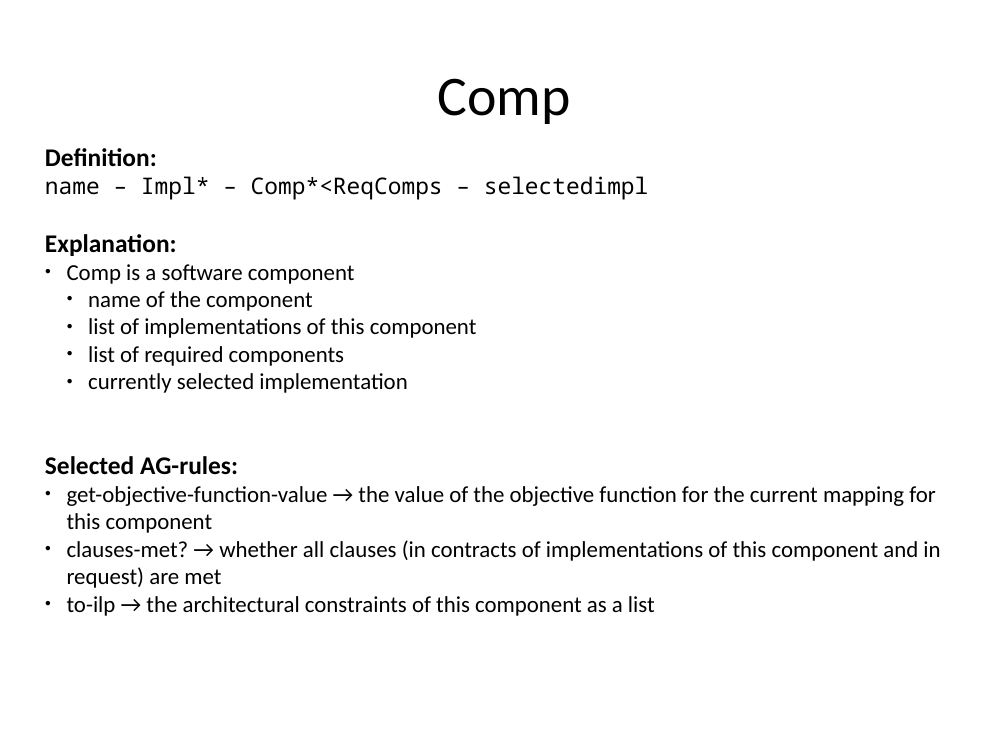
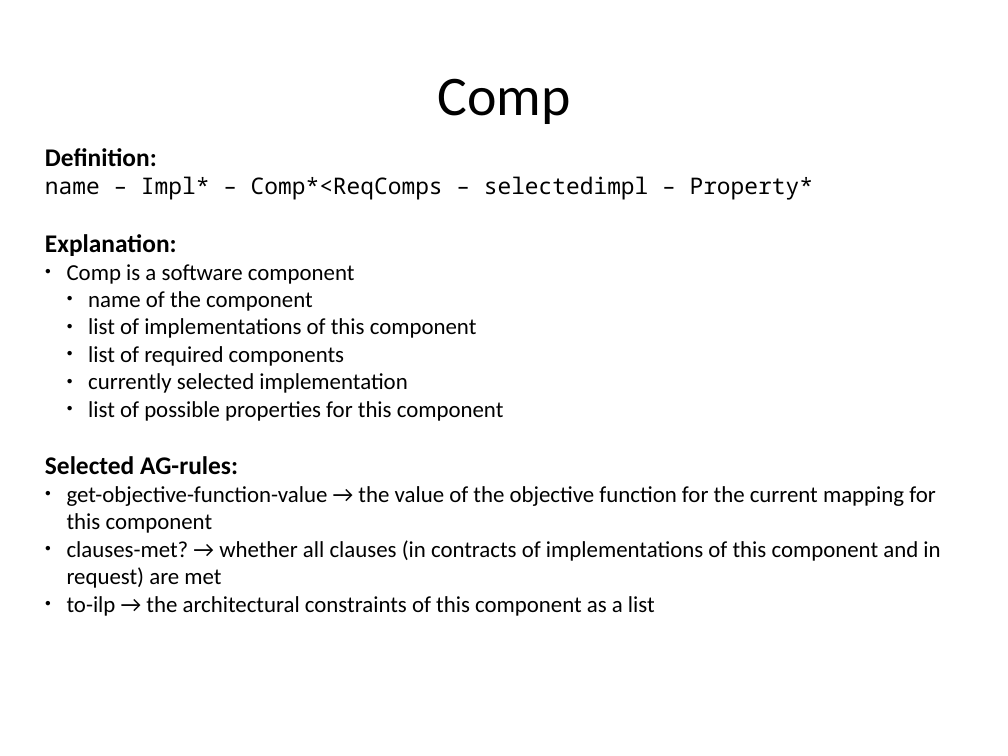
Before and after one commit to rene-schoene/racr-mquat, a slide deck: slide 15 of doc/the-model.odp. Drawn at 1008x756 pixels with LibreOffice and Linux fonts; fonts in the diff are those of the drawing. Boxes give left, top, right and bottom in pixels: in the first picture for what was removed or moved away, otherwise in the second. Text is boxed around its words. In the diff, an @@ line names an element or a change of style, - is before the commit and + after.

Commit message:
wip: update AST-change concerning properties.

```diff
--- a/doc/the-model.odp
+++ b/doc/the-model.odp
@@ text at (45, 176, 813, 200): text changed @@
-name – Impl* – Comp*<ReqComps – selectedimpl
+name – Impl* – Comp*<ReqComps – selectedimpl – Property*
@@ text at (88, 401, 504, 421): paragraph added @@
+  ● list of possible properties for this component
```
Also in this commit, not shown: 3 other slides changed.
